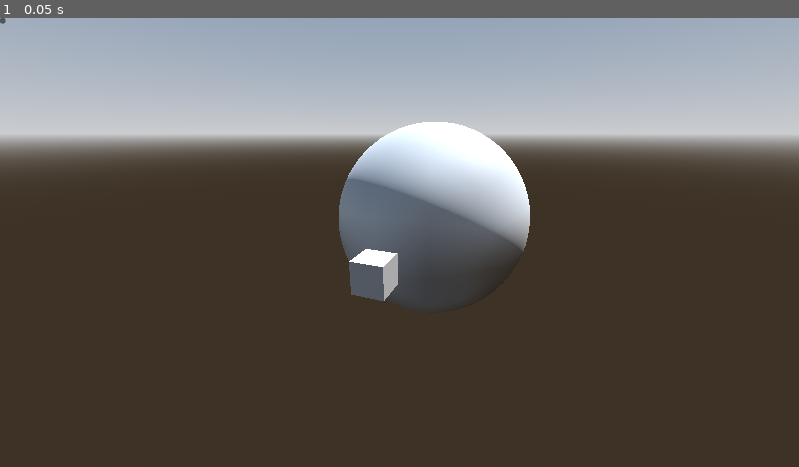
Above: before the commit, frame 1.
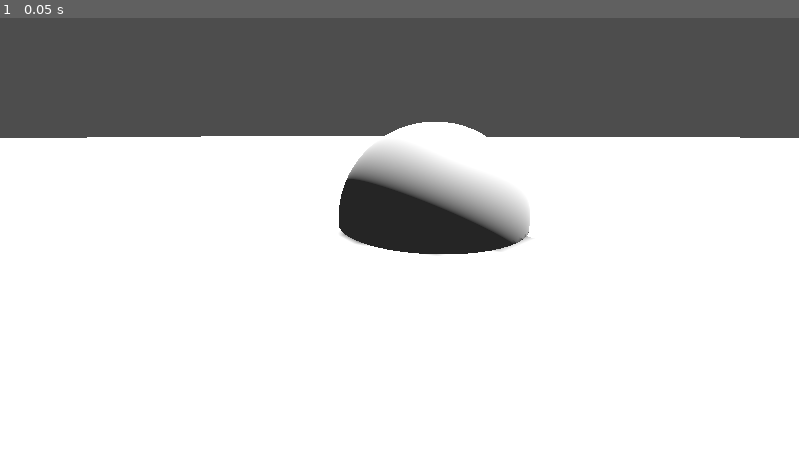
Above: after the commit, the same moment.

Repository: R1fty0/gwj87
Game: Godot game, scene res://scenes/main.tscn
Same seed, same stepped clock (60 frames per second), same inputs: the game is played once before the commit and once after it.
Inputs:
- Up to frame 1 (0.05 s): no input

The runs differ from the first frame. In frame 1, 98% of the frame differs, in the area x 0-100%, y 0-100%.

Commit message:
feat: added view switching between planet and spaceport views

Diff:
--- a/project.godot
+++ b/project.godot
@@ -17,14 +17,32 @@
 
 [autoload]
 
-SceneManager="*res://singletons/scene_manager.gd"
-SignalBus="*res://singletons/signal_bus.gd"
+SceneManager="*res://scripts/singletons/scene_manager.gd"
+SignalBus="*res://scripts/singletons/signal_bus.gd"
+GameManager="*res://scripts/singletons/game_manager.gd"
 
 [file_customization]
 
 folder_colors={
 "res://assets/": "red",
-"res://scenes/": "green"
+"res://common/": "orange",
+"res://resources/": "pink",
+"res://scenes/": "green",
+"res://scripts/": "purple",
+"res://scripts/singletons/": "purple"
+}
+
+[global_group]
+
+planet_lighting=""
+spaceport_lighting=""
+
+[input]
+
+change_view={
+"deadzone": 0.2,
+"events": [Object(InputEventKey,"resource_local_to_scene":false,"resource_name":"","device":-1,"window_id":0,"alt_pressed":false,"shift_pressed":false,"ctrl_pressed":false,"meta_pressed":false,"pressed":false,"keycode":0,"physical_keycode":69,"key_label":0,"unicode":101,"location":0,"echo":false,"script":null)
+]
 }
 
 [rendering]
--- /dev/null
+++ b/resources/environments/planet.tres
@@ -0,0 +1,3 @@
+[gd_resource type="Environment" format=3 uid="uid://b0s6tuwlm5v15"]
+
+[resource]
--- /dev/null
+++ b/resources/environments/spaceport.tres
@@ -0,0 +1,3 @@
+[gd_resource type="Environment" format=3 uid="uid://bfvolnvbalnaq"]
+
+[resource]
--- a/scenes/main.tscn
+++ b/scenes/main.tscn
@@ -1,20 +1,27 @@
-[gd_scene load_steps=3 format=3 uid="uid://jyc0qigpfyxj"]
+[gd_scene load_steps=6 format=3 uid="uid://jyc0qigpfyxj"]
 
 [ext_resource type="PackedScene" uid="uid://cobemsr335vmd" path="res://scenes/world/planet.tscn" id="1_o5qli"]
-[ext_resource type="PackedScene" uid="uid://dltt2ed2il1li" path="res://scenes/spaceship/spaceship.tscn" id="2_sugp2"]
+[ext_resource type="Environment" uid="uid://bfvolnvbalnaq" path="res://resources/environments/spaceport.tres" id="2_tbgi4"]
+[ext_resource type="Script" uid="uid://bjtb4pp1nawr1" path="res://scripts/view_manager.gd" id="3_jyhfs"]
+[ext_resource type="PackedScene" uid="uid://dtnsllex0cxxk" path="res://scenes/world/spaceport.tscn" id="3_sugp2"]
+[ext_resource type="Environment" uid="uid://b0s6tuwlm5v15" path="res://resources/environments/planet.tres" id="4_jyhfs"]
 
 [node name="Main" type="Node3D"]
 
-[node name="Planet" parent="." instance=ExtResource("1_o5qli")]
+[node name="ViewManager" type="Node" parent="." node_paths=PackedStringArray("world_environment", "spaceport_camera", "planet_camera")]
+script = ExtResource("3_jyhfs")
+world_environment = NodePath("../WorldEnvironment")
+spaceport_camera = NodePath("../SpaceportRoot/SpaceportCamera")
+planet_camera = NodePath("../PlanetRoot/PlanetCamera")
+spaceport_environment = ExtResource("2_tbgi4")
+planet_environment = ExtResource("4_jyhfs")
 
-[node name="Spaceship" parent="Planet/Planet/OrbitPivot" index="0" instance=ExtResource("2_sugp2")]
-transform = Transform3D(0.12, 0, 0, 0, 0.12, 0, 0, 0, 0.12, 0, 0, 0.715663)
+[node name="PlanetRoot" parent="." instance=ExtResource("1_o5qli")]
 
-[node name="UI" type="CanvasLayer" parent="."]
+[node name="SpaceportRoot" parent="." instance=ExtResource("3_sugp2")]
 
-[node name="SwitchViewButton" type="Button" parent="UI"]
-offset_right = 8.0
-offset_bottom = 8.0
+[node name="WorldEnvironment" type="WorldEnvironment" parent="."]
+environment = ExtResource("4_jyhfs")
 
-[editable path="Planet"]
-[editable path="Planet/Planet/OrbitPivot/Spaceship"]
+[editable path="PlanetRoot"]
+[editable path="SpaceportRoot"]
--- a/scenes/orbit_controller/orbit_controller.gd
+++ /dev/null
@@ -1,16 +0,0 @@
-extends Node
-class_name OrbitController
-
-@export var orbit_velocity: float = 10.0
-## How far the spaceship is above the planet's surface
-@export var orbital_height: float = 10.0
-
-
-# Get orbit pivot from planet
-# Set orbit controller position at orbit pivot
-# Rotate orbit pivot with ship at offset at given speed
-
-func _process(delta):
-	pass
-	# Rotate the ship around the planet.
-	#rotate_y(deg_to_rad(orbit_speed * delta))
--- a/scenes/orbit_controller/orbit_controller.tscn
+++ /dev/null
@@ -1,3 +0,0 @@
-[gd_scene format=3 uid="uid://dfyxae4ug0r3k"]
-
-[node name="OrbitController" type="Node"]
--- a/scenes/spaceship/spaceship.tscn
+++ b/scenes/spaceship/spaceship.tscn
@@ -1,7 +1,4 @@
-[gd_scene load_steps=4 format=3 uid="uid://dltt2ed2il1li"]
-
-[ext_resource type="PackedScene" uid="uid://dfyxae4ug0r3k" path="res://scenes/orbit_controller/orbit_controller.tscn" id="1_p7w4s"]
-[ext_resource type="Script" uid="uid://b3uq7fgok8qmc" path="res://scenes/orbit_controller/orbit_controller.gd" id="2_eggx0"]
+[gd_scene load_steps=2 format=3 uid="uid://dltt2ed2il1li"]
 
 [sub_resource type="BoxMesh" id="BoxMesh_1xj6k"]
 
@@ -9,6 +6,3 @@
 
 [node name="MeshInstance3D" type="MeshInstance3D" parent="."]
 mesh = SubResource("BoxMesh_1xj6k")
-
-[node name="OrbitController" parent="." instance=ExtResource("1_p7w4s")]
-script = ExtResource("2_eggx0")
--- a/scenes/world/planet.tscn
+++ b/scenes/world/planet.tscn
@@ -1,35 +1,18 @@
-[gd_scene load_steps=5 format=3 uid="uid://cobemsr335vmd"]
-
-[sub_resource type="ProceduralSkyMaterial" id="ProceduralSkyMaterial_sgp6g"]
-sky_horizon_color = Color(0.662243, 0.671743, 0.686743, 1)
-ground_horizon_color = Color(0.662243, 0.671743, 0.686743, 1)
-
-[sub_resource type="Sky" id="Sky_o5qli"]
-sky_material = SubResource("ProceduralSkyMaterial_sgp6g")
-
-[sub_resource type="Environment" id="Environment_0wfyh"]
-background_mode = 2
-sky = SubResource("Sky_o5qli")
-tonemap_mode = 2
+[gd_scene load_steps=2 format=3 uid="uid://cobemsr335vmd"]
 
 [sub_resource type="SphereMesh" id="SphereMesh_sgp6g"]
 
-[node name="PlanetSceneRoot" type="Node3D"]
+[node name="PlanetRoot" type="Node3D"]
 
-[node name="WorldEnvironment" type="WorldEnvironment" parent="."]
-environment = SubResource("Environment_0wfyh")
-
-[node name="Planet" type="MeshInstance3D" parent="."]
+[node name="Mesh" type="MeshInstance3D" parent="."]
 mesh = SubResource("SphereMesh_sgp6g")
 skeleton = NodePath("../..")
 
-[node name="OrbitPivot" type="Marker3D" parent="Planet" groups=["orbit_pivot"]]
-
-[node name="Camera3D" type="Camera3D" parent="."]
+[node name="PlanetCamera" type="Camera3D" parent="."]
 transform = Transform3D(0.932652, -0.125744, 0.338154, 0, 0.937295, 0.348537, -0.360777, -0.325064, 0.87417, 0.399998, 0.443805, 1.51586)
 
 [node name="Lighting" type="Node" parent="."]
 
-[node name="DirectionalLight3D" type="DirectionalLight3D" parent="Lighting"]
+[node name="DirectionalLight3D" type="DirectionalLight3D" parent="Lighting" groups=["planet_lighting"]]
 transform = Transform3D(-0.866025, -0.433013, 0.25, 0, 0.5, 0.866025, -0.5, 0.75, -0.433013, 0, 0, 0)
 shadow_enabled = true
--- a/scenes/world/spaceport.tscn
+++ b/scenes/world/spaceport.tscn
@@ -8,5 +8,11 @@
 [node name="Ground" type="MeshInstance3D" parent="."]
 mesh = SubResource("PlaneMesh_a71r2")
 
-[node name="Camera3D" type="Camera3D" parent="."]
+[node name="SpaceportCamera" type="Camera3D" parent="."]
 transform = Transform3D(0.907059, -0.378065, 0.185229, 0, 0.439973, 0.898011, -0.421002, -0.81455, 0.399081, 1.77841, 5.65557, 2.93677)
+
+[node name="Lighting" type="Node" parent="."]
+
+[node name="DirectionalLight3D" type="DirectionalLight3D" parent="Lighting" groups=["spaceport_lighting"]]
+transform = Transform3D(-0.866023, -0.433016, 0.250001, 0, 0.499998, 0.866027, -0.500003, 0.749999, -0.43301, 0, 0, 0)
+shadow_enabled = true
--- /dev/null
+++ b/scripts/singletons/game_manager.gd
@@ -0,0 +1,8 @@
+extends Node
+
+
+enum GameState
+{
+	SPACEPORT,
+	PLANET
+}
--- /dev/null
+++ b/scripts/singletons/signal_bus.gd
@@ -0,0 +1,3 @@
+extends Node
+
+signal change_view
--- /dev/null
+++ b/scripts/view_manager.gd
@@ -0,0 +1,55 @@
+extends Node
+
+
+@export var world_environment: WorldEnvironment
+## Which view will be active when the game starts.
+@export var active_view_on_load: ActiveView
+
+@export_category("Cameras")
+@export var spaceport_camera: Camera3D
+@export var planet_camera: Camera3D
+
+@export_category("Environments")
+@export var spaceport_environment: Environment
+@export var planet_environment: Environment
+
+
+enum ActiveView
+{
+	SPACEPORT,
+	PLANET
+}
+
+var current_view: ActiveView = ActiveView.SPACEPORT
+
+func _unhandled_input(event: InputEvent) -> void:
+	if event.is_action_pressed("change_view"):
+		SignalBus.change_view.emit()
+		#_change_view()
+
+func _change_view(new_camera: Camera3D, new_world_env: Environment):
+	# Switch from spaceport to planet
+	if current_view == ActiveView.SPACEPORT:
+		# Switch the camera perspective
+		spaceport_camera.current = false
+		planet_camera.current = true
+		# Switch the world environment
+		world_environment.environment = planet_environment
+		# Switch the lights
+		var planet_lights = get_tree().get_nodes_in_group("planet_lights")
+		for light in planet_lights:
+			light.enabled = true
+		# Switch the meshes
+		var planet_meshes = get_tree().get_nodes_in_group("planet_meshes")
+		for mesh in planet_meshes:
+			mesh.visible = false
+		current_view = ActiveView.PLANET
+	# Switch from planet to spaceport
+	elif current_view == ActiveView.PLANET:
+		spaceport_camera.current = true
+		planet_camera.current = false
+		world_environment.environment = spaceport_environment
+		var spaceport_lights = get_tree().get_nodes_in_group("spaceport_lights")
+		for light in spaceport_lights:
+			light.enabled = true
+		current_view = ActiveView.SPACEPORT
--- a/singletons/scene_manager.gd
+++ /dev/null
@@ -1,11 +0,0 @@
-extends Node
-
-const PLANET_SCENE = preload("res://scenes/world/planet.tscn")
-const SPACEPORT_SCENE = preload("res://scenes/world/spaceport.tscn")
-
-
-func load_planet() -> void:
-	pass
-
-func load_spaceport() -> void:
-	pass
Not shown, removed: scenes/orbit_controller/orbit_controller.gd.uid
Not shown, added: scripts/singletons/game_manager.gd.uid
Renamed: singletons/signal_bus.gd -> scripts/singletons/scene_manager.gd
Renamed: singletons/scene_manager.gd.uid -> scripts/singletons/scene_manager.gd.uid
Renamed: singletons/signal_bus.gd.uid -> scripts/singletons/signal_bus.gd.uid
Not shown, added: scripts/view_manager.gd.uid
